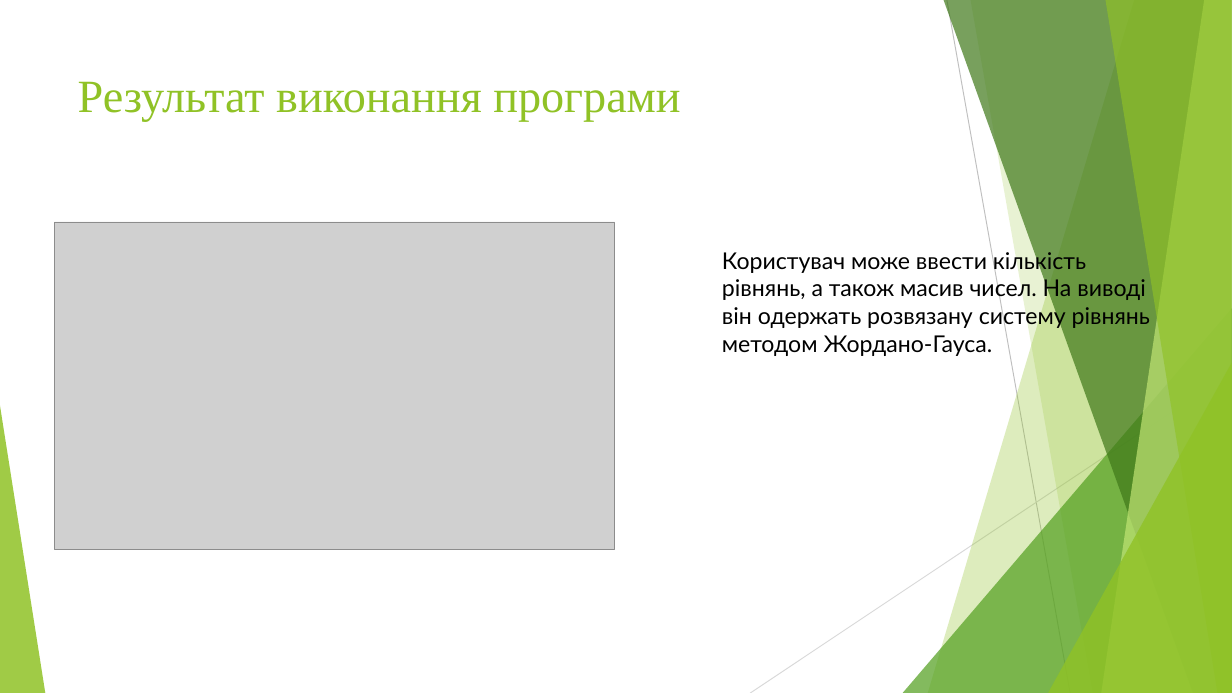
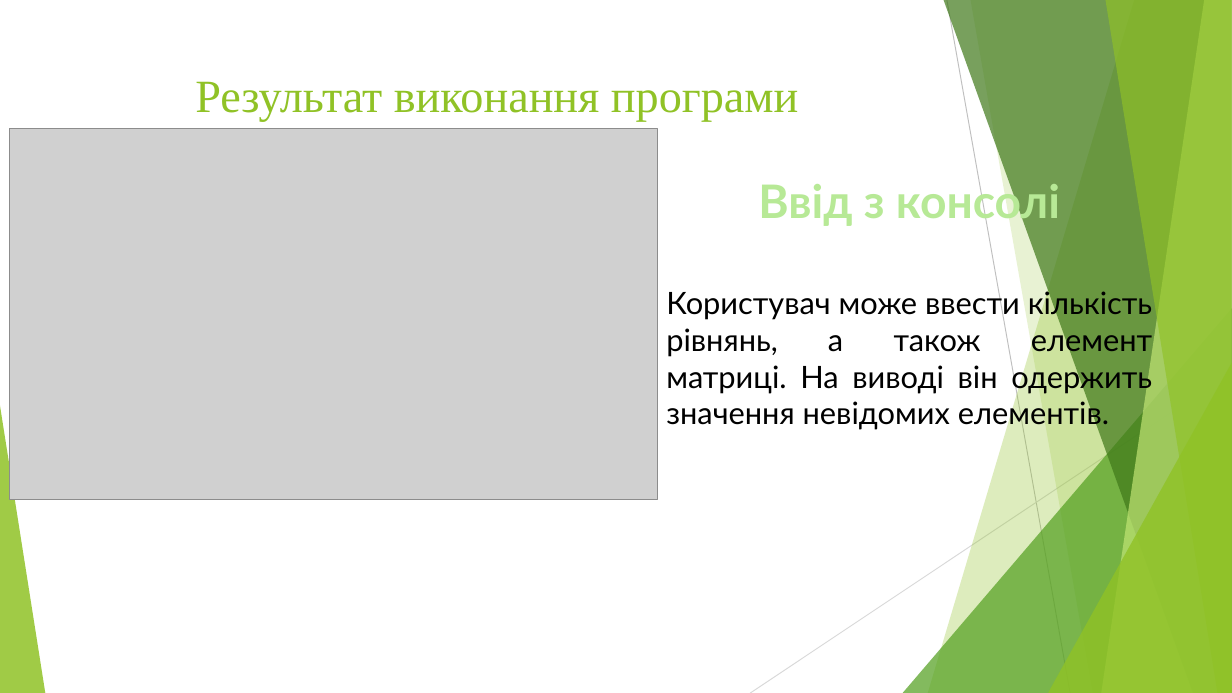
Before and after one commit to vornatovska/CourseraAlg2015CS, a slide deck: slide 8 of Project_CS-21-Maksym-Radchuk/docs/presentation.pptm (slide 6 before the commit). Drawn at 1232x693 pixels with LibreOffice and Linux fonts; fonts in the diff are those of the drawing; grey boxes stand for pictures. Boxes give left, top, right and bottom in pixels: in the first picture for what was removed or moved away, otherwise in the second. Text is boxed around its words. In the diff, an @@ line names an element or a change of style, - is before the commit and + after.

```diff
--- a/Project_CS-21-Maksym-Radchuk/docs/presentation.pptm
+++ b/Project_CS-21-Maksym-Radchuk/docs/presentation.pptm
@@ title "Результат виконання програми" at bbox=[195, 81, 798, 121]: alignment left to centre @@
@@ picture: place and size @@
-picture at bbox=[55, 222, 615, 549]
+picture at bbox=[9, 128, 657, 500]
@@ text at bbox=[666, 178, 1152, 431]: text changed; size 18 to 24 pt @@
-Користувач може ввести кількість рівнянь, а також масив чисел. На виводі він одержать розвязану систему рівнянь методом Жордано-Гауса.
+Ввід з консолі
+Користувач може ввести кількість рівнянь, а також елемент матриці. На виводі він одержить значення невідомих елементів.
```
Also in this commit, not shown: 2 other slides changed, 3 slides added, 3 other files.
